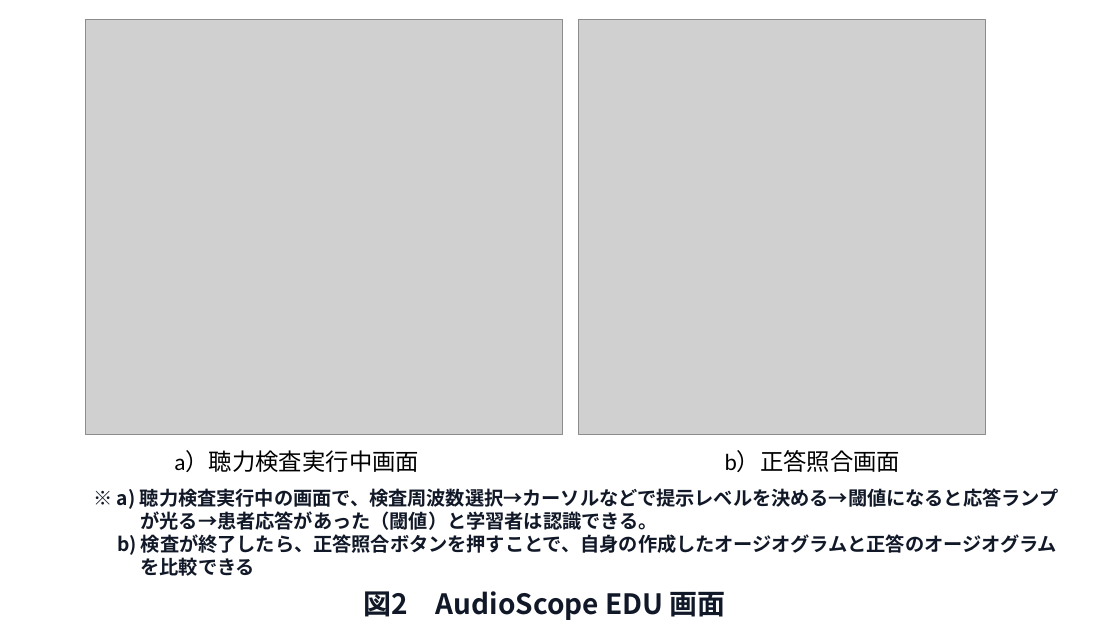
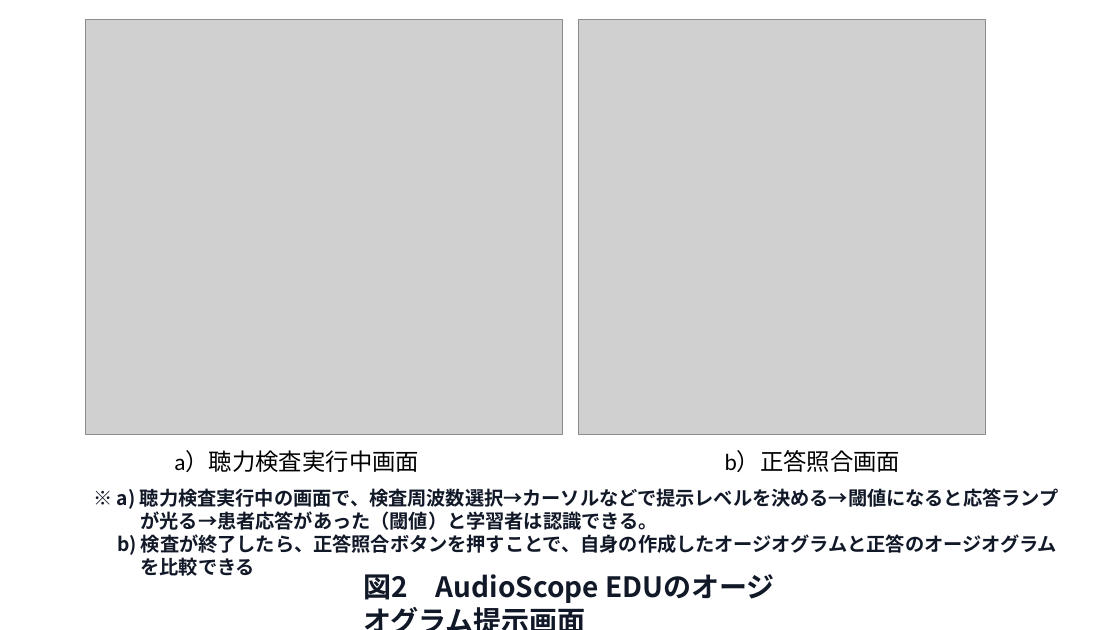
Before and after one commit to HIdechan-Maeda/Audiogram-masking-training-ver.2, a slide deck: slide 2 of docs/pilot-study/manuscripts/submission_v2.32/figures/Figure1~3_AudioScopeEDU_generation.pptx. Drawn at 1120x630 pixels with LibreOffice and Linux fonts; fonts in the diff are those of the drawing; grey boxes stand for pictures. Boxes give left, top, right and bottom in pixels: in the first picture for what was removed or moved away, otherwise in the second. Text is boxed around its words. In the diff, an @@ line names an element or a change of style, - is before the commit and + after.

```diff
--- a/docs/pilot-study/manuscripts/submission_v2.32/figures/Figure1~3_AudioScopeEDU_generation.pptx
+++ b/docs/pilot-study/manuscripts/submission_v2.32/figures/Figure1~3_AudioScopeEDU_generation.pptx
@@ text at [363,574,599,603]: text changed @@
-図2 AudioScope EDU 画面
+図2 AudioScope EDUのオージオグラム提示画面
```
Also in this commit, not shown: 2 other slides changed, 9 other files.
